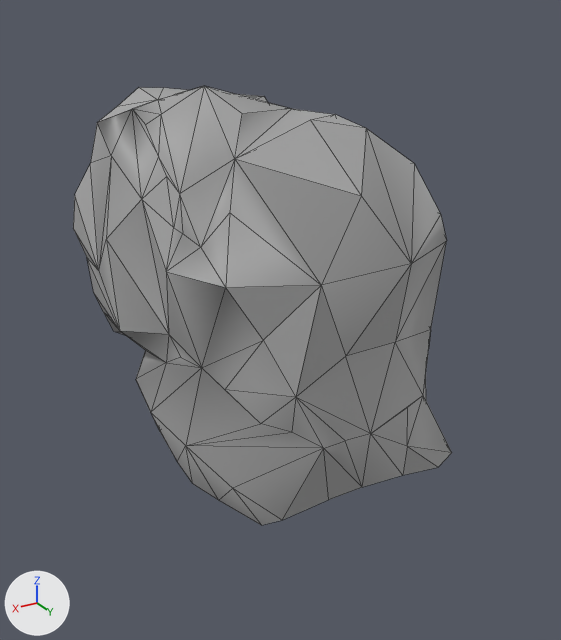
The glTF model Rogue-Robots/Assets/Models/ModularBlocks/LVertical2Connector.gltf as it was, and as the next commit left it.
Before and after are seen from a 50 mm lens placed at (4.61, 7.09, 5.39), pointed at (0.29, -0.1, 1.79). The axes (+X, +Y, +Z) are drawn at lower left. The lights are the same throughout. Mesh edges are drawn as thin lines. Vertices at the same position are counted once.

The scene before the commit, as lines of its bpy script (objects in view):
```python
me_scene_031 = bpy.data.meshes.new('Scene.031')
me_scene_031.from_pydata(...)  # 142 vertices, 242 faces; spans x -1.93..1.94, y -2.5..1.31, z 0.0..4.31
# faces by material slot: [1, 130, 45, 66]
me_scene_031.materials.append(mat_pp_standard_material_005)  # picture img_pp_color_palette
me_scene_031.materials.append(mat_pp_standard_material_007)  # picture img_pp_color_palette
me_scene_031.materials.append(mat_pp_standard_material_008)  # picture img_pp_color_palette
me_scene_031.materials.append(mat_pp_standard_material_010)  # picture img_pp_color_palette
ob_lvertical2connector = bpy.data.objects.new('LVertical2Connector', me_scene_031)
ob_lvertical2connector.location = (0.0, 0.0, 0.0)
```
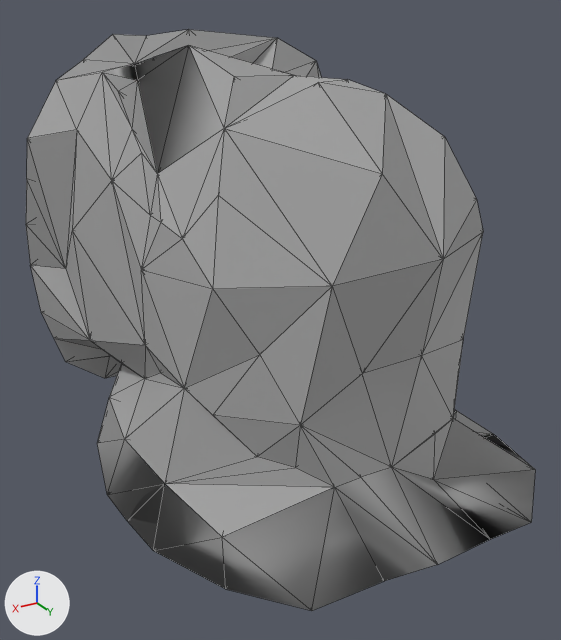
Changed parts and their boxes (x1, y1, x2, y2) in the pictures (561 x 640 px):
'LVertical2Connector', reshaped (34% wider, 32% taller)
    before: (73, 86, 452, 525)
    after: (26, 30, 535, 611)
part 1 of me_scene_031, added
    after: (26, 30, 535, 611)

The change in detail:
me_scene_031 is used by ob_lvertical2connector; location (0.0, 0.0, 0.0).
me_scene_031 had 142 vertices, 242 faces and spanned x -1.93..1.94, y -2.5..1.31, z 0.0..4.31.
me_scene_031 now has 284 vertices, 1033 faces and spans x -2.51..2.51, y -2.86..2.42, z -0.14..4.87.
me_scene_031 part 1: 142 vertices added at x -2.51..2.51, y -2.86..2.42, z -0.14..4.87.
me_scene_031 part 2: the surface is now shaded flat.
